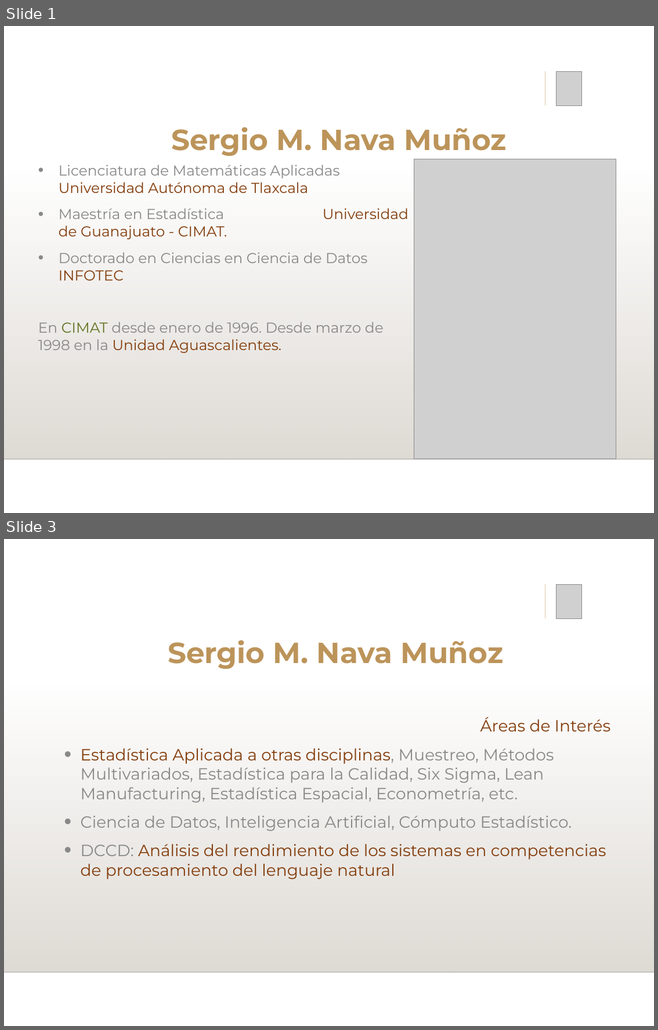
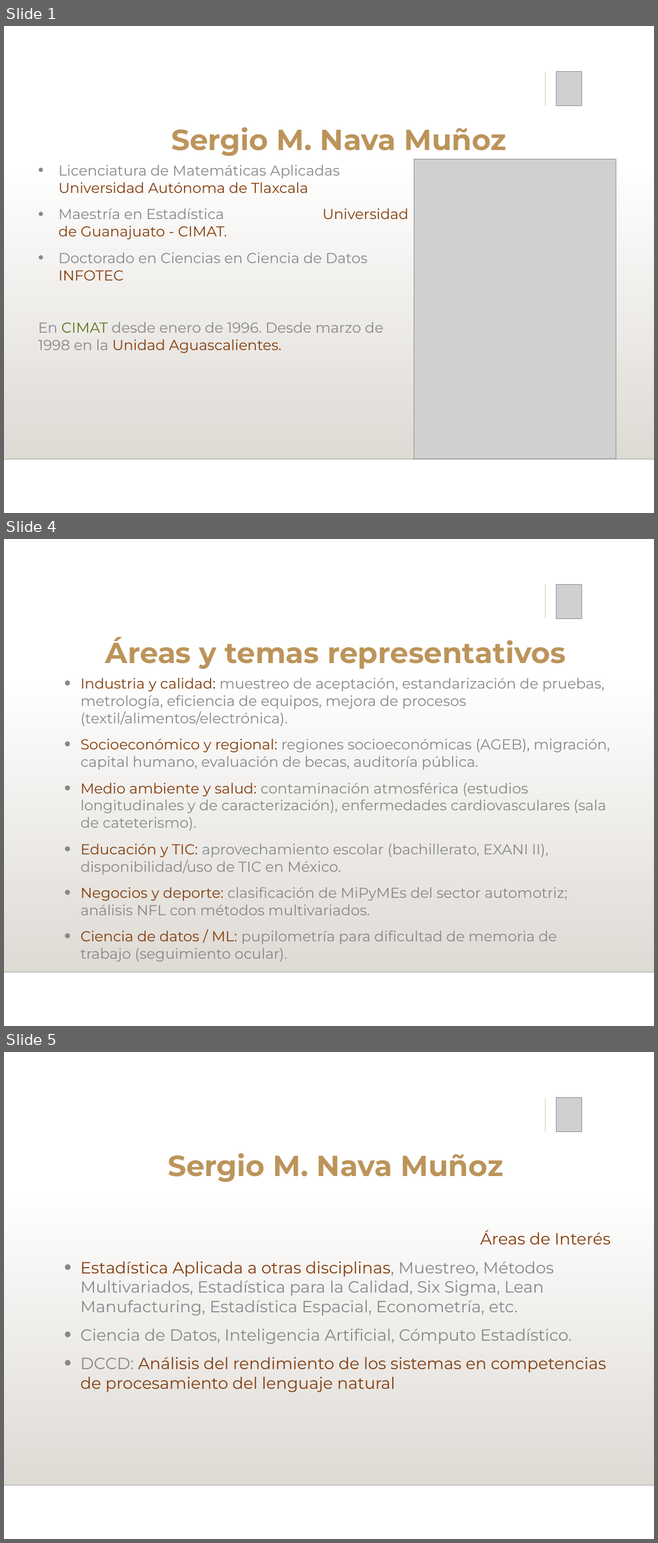
Before and after one commit to NavaSergio/Docencia_varios, a slide deck: Sesion Especial/Sergio Nava/Presentación SMNM.pptx. Shown one above the other, each under a label of ours: slides 1 and 3 before the commit, slides 1, 4 and 5 after it; the slides between them are not shown. The pictures are 658x1030 and 658x1543 pixels, drawn with LibreOffice and Linux fonts; fonts in the diff are those of the drawing; grey boxes stand for pictures; background and template pictures are left out. Boxes give left, top, right and bottom in pixels: in the first picture for what was removed or moved away, otherwise in the second. Text is boxed around its words. In the diff, an @@ line names an element or a change of style, - is before the commit and + after.

```diff
--- a/Sesion Especial/Sergio Nava/Presentación SMNM.pptx
+++ b/Sesion Especial/Sergio Nava/Presentación SMNM.pptx
@@ slide 4 added at (4, 539, 654, 1026), background picture (left out); not listed: 2 template elements that a slide beside it also shows @@
@@ line added from (545, 584) to (545, 619), #DEC9A2 0.75 pt @@
@@ picture added at (556, 584, 582, 619) @@
@@ text added at (106, 637, 565, 669), 32.2 pt, text #BC945A, bold @@
+Áreas y temas representativos
@@ text added at (81, 678, 610, 962), 16 pt, text #888888 @@
+• Industria y calidad: muestreo de aceptación, estandarización de pruebas, metrología, eficiencia de equipos, mejora de procesos (textil/alimentos/electrónica).
+• Socioeconómico y regional: regiones socioeconómicas (AGEB), migración, capital humano, evaluación de becas, auditoría pública.
+• Medio ambiente y salud: contaminación atmosférica (estudios longitudinales y de caracterización), enfermedades cardiovasculares (sala de cateterismo).
+• Educación y TIC: aprovechamiento escolar (bachillerato, EXANI II), disponibilidad/uso de TIC en México.
+• Negocios y deporte: clasificación de MiPyMEs del sector automotriz; análisis NFL con métodos multivariados.
+• Ciencia de datos / ML: pupilometría para dificultad de memoria de trabajo (seguimiento ocular).
@@ what was slide 3 is now slide 5 @@
```
Also in this commit, not shown: 1 slide changed, 1 other slide added, 4 other files.
